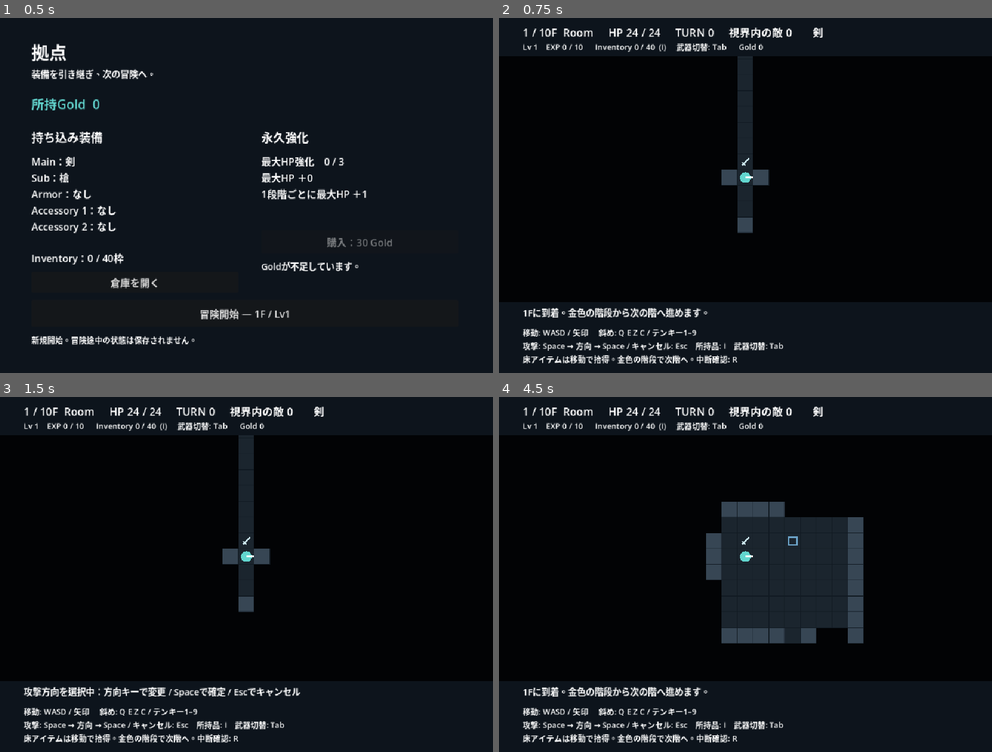
Above: before the commit, frames 1-4 (two rows, left to right).
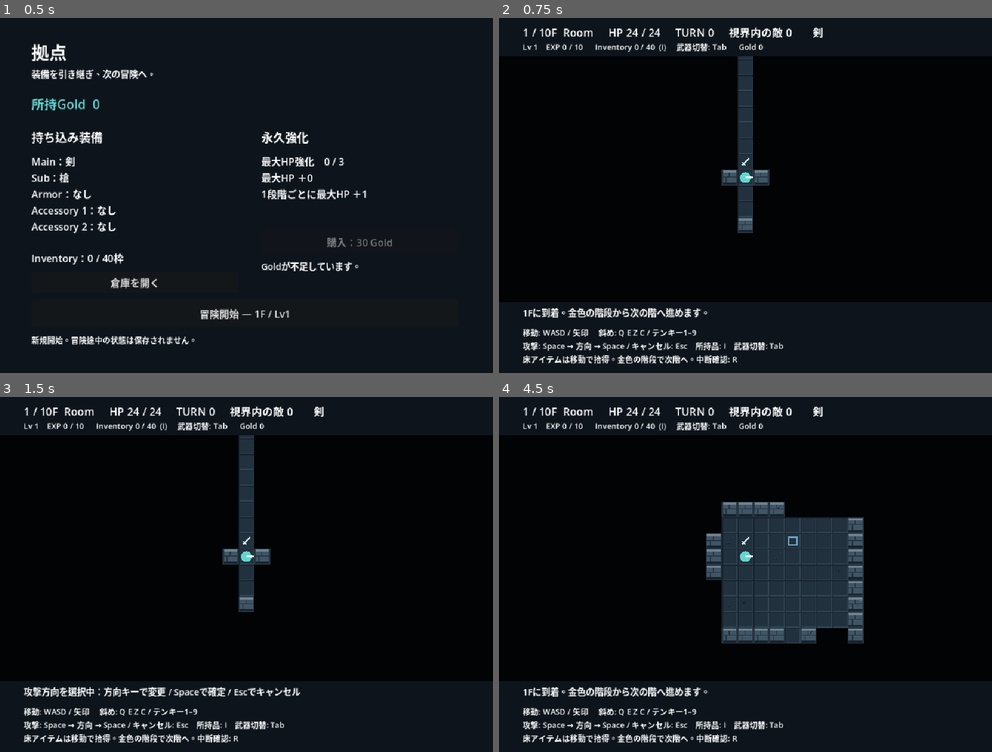
Above: after the commit, the same moments.

Repository: Termnix-IT/DungeonRemnant
Game: Godot game, scene res://game/main.tscn
The game is run twice, just before and just after one commit, with the same random seed, the same clock (stepped at 60 frames per second) and the same inputs.
Inputs (mouse positions are in pixels of both pictures, inside the frame that each line leads up to):
- Up to frame 1 (0.5 s): no input
- Up to frame 2 (0.75 s): click "冒険開始 — 1F / Lv1" at 0.5 s
- Up to frame 3 (1.5 s): tap Enter at 1.25 s; move the mouse to (354, 556) at 1.27 s; hold D from 1.28 s (still down); hold Space (attack) from 1.28 s (still down); click (354, 556) at 1.42 s
- Up to frame 4 (4.5 s): tap R (restart) at 2 s; move the mouse to (646, 592) at 2.02 s; release D at 2.03 s; release Space (attack) at 2.03 s; hold S 2.03-2.75 s; tap Right (move_e) at 2.1 s; click "中断してリザルトへ" at 2.75 s; click "拠点へ戻る（R）" at 3.5 s; click "冒険開始 — 1F / Lv1" at 4.25 s

Frame 1 is identical in both runs. In frame 2, 0.3% of the frame differs, in the area x 45-55%, y 10-61%; in frame 3, 0.3%; in frame 4, 1.9%, in the area x 42-74%, y 29-70%.

Commit message:
feat: add pixel art dungeon terrain

Diff:
--- a/rogue-like-play/tests/test_dungeon.gd
+++ b/rogue-like-play/tests/test_dungeon.gd
@@ -95,6 +95,25 @@
 	return run
 
 
+func test_terrain_art() -> void:
+	var run := new_run(0)
+	var terrain: TileMapLayer = run.dungeon.get_node("Terrain")
+	var atlas := terrain.tile_set.get_source(0) as TileSetAtlasSource
+	check(atlas != null and atlas.texture.get_size() == Vector2(256, 32), "Pixel terrain atlas loaded at eight 32px tiles")
+	check(atlas.get_tiles_count() == 8, "All terrain art variants registered")
+	check(run.dungeon._terrain_tile(run.dungeon.stairs_cell) == run.dungeon.STAIRS_TILE, "Stairs use dedicated gold tile")
+	var player_cell: Vector2i = run.turns.player.cell
+	var first_tile: int = run.dungeon._terrain_tile(player_cell)
+	run.dungeon.update_visibility(player_cell, run.turns.player.vision_range)
+	check(first_tile in run.dungeon.FLOOR_TILES and terrain.get_cell_atlas_coords(player_cell).x == first_tile, "Floor art variant remains stable across visibility redraw")
+	var wall_variants_valid := true
+	for cell: Vector2i in run.dungeon.grid.walls:
+		if run.dungeon._terrain_tile(cell) not in run.dungeon.WALL_TILES:
+			wall_variants_valid = false
+	check(wall_variants_valid, "Every wall maps to a registered pixel-art variant")
+	run.free()
+
+
 func test_ten_floors() -> void:
 	# Walk real generated routes with no enemies to isolate transition semantics.
 	var run := new_run(0)
@@ -173,6 +192,7 @@
 
 func run_tests() -> void:
 	test_generation()
+	test_terrain_art()
 	test_ten_floors()
 	test_stair_combat()
 	print("Dungeon tests: %d maps, %d checks, %d failures" % [map_count, checks, failures])
--- /dev/null
+++ b/rogue-like-play/tools/generate_terrain_atlas.gd
@@ -0,0 +1,101 @@
+extends SceneTree
+
+const LOGICAL_TILE_SIZE := 16
+const TILE_COUNT := 8
+const SCALE := 2
+
+const VOID := Color("0b1118")
+const FLOOR_DARK := Color("18232d")
+const FLOOR_BASE := Color("22313e")
+const FLOOR_LIGHT := Color("2e4352")
+const STONE_DARK := Color("263541")
+const STONE_BASE := Color("405565")
+const STONE_LIGHT := Color("6d8290")
+const GOLD_DARK := Color("8f5b29")
+const GOLD_BASE := Color("d69a3a")
+const GOLD_LIGHT := Color("f2c35c")
+
+
+func _initialize() -> void:
+	var image := Image.create(LOGICAL_TILE_SIZE * TILE_COUNT, LOGICAL_TILE_SIZE, false, Image.FORMAT_RGBA8)
+	image.fill(VOID)
+	_draw_floor(image, 0, 0)
+	_draw_wall(image, 1, 0)
+	_draw_stairs(image, 2)
+	_draw_pillar(image, 3)
+	_draw_floor(image, 4, 1)
+	_draw_floor(image, 5, 2)
+	_draw_wall(image, 6, 1)
+	_draw_wall(image, 7, 2)
+	image.resize(image.get_width() * SCALE, image.get_height() * SCALE, Image.INTERPOLATE_NEAREST)
+	var directory := "res://art/tiles"
+	DirAccess.make_dir_recursive_absolute(directory)
+	var error := image.save_png(directory + "/dungeon_terrain.png")
+	print("Terrain atlas: ", "created" if error == OK else "FAILED")
+	quit(0 if error == OK else 1)
+
+
+func _tile_rect(index: int) -> Rect2i:
+	return Rect2i(index * LOGICAL_TILE_SIZE, 0, LOGICAL_TILE_SIZE, LOGICAL_TILE_SIZE)
+
+
+func _pixel(image: Image, tile: int, x: int, y: int, color: Color) -> void:
+	image.set_pixel(tile * LOGICAL_TILE_SIZE + x, y, color)
+
+
+func _rect(image: Image, tile: int, x: int, y: int, width: int, height: int, color: Color) -> void:
+	image.fill_rect(Rect2i(tile * LOGICAL_TILE_SIZE + x, y, width, height), color)
+
+
+func _draw_floor(image: Image, tile: int, variant: int) -> void:
+	image.fill_rect(_tile_rect(tile), FLOOR_BASE)
+	_rect(image, tile, 0, 0, 16, 1, FLOOR_DARK)
+	_rect(image, tile, 0, 0, 1, 16, FLOOR_DARK)
+	_rect(image, tile, 1, 15, 15, 1, FLOOR_LIGHT)
+	_rect(image, tile, 15, 1, 1, 14, FLOOR_LIGHT)
+	if variant == 1:
+		for point: Vector2i in [Vector2i(4, 5), Vector2i(5, 5), Vector2i(6, 6), Vector2i(6, 7), Vector2i(7, 8), Vector2i(8, 8)]:
+			_pixel(image, tile, point.x, point.y, FLOOR_DARK)
+		_pixel(image, tile, 5, 4, FLOOR_LIGHT)
+	elif variant == 2:
+		for point: Vector2i in [Vector2i(5, 10), Vector2i(6, 9), Vector2i(7, 10), Vector2i(11, 5)]:
+			_pixel(image, tile, point.x, point.y, FLOOR_DARK)
+		_pixel(image, tile, 6, 9, FLOOR_LIGHT)
+		_pixel(image, tile, 11, 4, FLOOR_LIGHT)
+
+
+func _draw_wall(image: Image, tile: int, variant: int) -> void:
+	image.fill_rect(_tile_rect(tile), STONE_DARK)
+	_rect(image, tile, 1, 1, 14, 13, STONE_BASE)
+	_rect(image, tile, 1, 1, 14, 2, STONE_LIGHT)
+	_rect(image, tile, 1, 13, 14, 2, FLOOR_DARK)
+	_rect(image, tile, 1, 7, 14, 1, STONE_DARK)
+	_rect(image, tile, 7, 3, 1, 4, STONE_DARK)
+	_rect(image, tile, 4, 8, 1, 5, STONE_DARK)
+	if variant == 1:
+		for point: Vector2i in [Vector2i(11, 3), Vector2i(10, 4), Vector2i(10, 5), Vector2i(9, 6)]:
+			_pixel(image, tile, point.x, point.y, STONE_DARK)
+	elif variant == 2:
+		_rect(image, tile, 2, 11, 2, 1, STONE_LIGHT)
+		_rect(image, tile, 12, 4, 2, 1, STONE_LIGHT)
+		_pixel(image, tile, 9, 9, FLOOR_DARK)
+
+
+func _draw_stairs(image: Image, tile: int) -> void:
+	_draw_floor(image, tile, 0)
+	_rect(image, tile, 4, 3, 8, 2, GOLD_LIGHT)
+	_rect(image, tile, 5, 6, 7, 2, GOLD_BASE)
+	_rect(image, tile, 6, 9, 6, 2, GOLD_BASE)
+	_rect(image, tile, 7, 12, 5, 2, GOLD_DARK)
+	_rect(image, tile, 4, 5, 8, 1, GOLD_DARK)
+	_rect(image, tile, 5, 8, 7, 1, GOLD_DARK)
+	_rect(image, tile, 6, 11, 6, 1, GOLD_DARK)
+
+
+func _draw_pillar(image: Image, tile: int) -> void:
+	_draw_floor(image, tile, 0)
+	_rect(image, tile, 3, 3, 10, 10, STONE_DARK)
+	_rect(image, tile, 4, 4, 8, 8, STONE_BASE)
+	_rect(image, tile, 5, 5, 6, 2, STONE_LIGHT)
+	_rect(image, tile, 5, 7, 2, 4, STONE_LIGHT)
+	_rect(image, tile, 7, 7, 4, 4, STONE_DARK)
--- a/rogue-like-play/world/dungeon/dungeon.gd
+++ b/rogue-like-play/world/dungeon/dungeon.gd
@@ -1,6 +1,11 @@
 extends Node2D
 
 const TILE_SIZE := 32
+const TERRAIN_ATLAS := preload("res://art/tiles/dungeon_terrain.png")
+const FLOOR_TILES: Array[int] = [0, 4, 5]
+const WALL_TILES: Array[int] = [1, 6, 7]
+const STAIRS_TILE := 2
+const PILLAR_TILE := 3
 var grid := GridState.new()
 var start_cell := Vector2i.ZERO
 var stairs_cell := Vector2i(-1, -1)
@@ -69,11 +74,7 @@
 	var remembered: TileMapLayer = $ExploredTerrain
 	terrain.clear()
 	for cell: Vector2i in fog.visible:
-		var tile := 1 if grid.walls.has(cell) else 0
-		if grid.pillars.has(cell):
-			tile = 3
-		if has_stairs and cell == stairs_cell:
-			tile = 2
+		var tile := _terrain_tile(cell)
 		terrain.set_cell(cell, 0, Vector2i(tile, 0))
 		remembered.set_cell(cell, 0, Vector2i(tile, 0))
 	$Items.entries = ground_items
@@ -88,23 +89,23 @@
 
 
 func _make_tileset() -> TileSet:
-	# Placeholder tiles preserve the Phase 1 palette without external art assets.
-	var texture_image := Image.create(TILE_SIZE * 4, TILE_SIZE, false, Image.FORMAT_RGBA8)
-	texture_image.fill(Color("111a22"))
-	for index in 4:
-		var color := Color("374654") if index == 1 else Color("1b252e")
-		texture_image.fill_rect(Rect2i(index * TILE_SIZE, 0, TILE_SIZE - 1, TILE_SIZE - 1), color)
-	for step in 4:
-		texture_image.fill_rect(Rect2i(TILE_SIZE * 2 + 5 + step * 2, 6 + step * 5, 22 - step * 4, 3), Color("efbb81"))
-	texture_image.fill_rect(Rect2i(TILE_SIZE * 3 + 5, 5, 22, 22), Color("667b89"))
-	texture_image.fill_rect(Rect2i(TILE_SIZE * 3 + 8, 8, 16, 16), Color("9aa9b0"))
-	texture_image.fill_rect(Rect2i(TILE_SIZE * 3 + 8, 21, 16, 3), Color("4a5b66"))
 	var atlas := TileSetAtlasSource.new()
-	atlas.texture = ImageTexture.create_from_image(texture_image)
+	atlas.texture = TERRAIN_ATLAS
 	atlas.texture_region_size = Vector2i(TILE_SIZE, TILE_SIZE)
-	for index in 4:
+	for index in 8:
 		atlas.create_tile(Vector2i(index, 0))
 	var result := TileSet.new()
 	result.tile_size = Vector2i(TILE_SIZE, TILE_SIZE)
 	result.add_source(atlas, 0)
 	return result
+
+
+func _terrain_tile(cell: Vector2i) -> int:
+	if has_stairs and cell == stairs_cell:
+		return STAIRS_TILE
+	if grid.pillars.has(cell):
+		return PILLAR_TILE
+	var variation := absi(cell.x * 73856093 ^ cell.y * 19349663)
+	if grid.walls.has(cell):
+		return WALL_TILES[variation % 10] if variation % 10 < WALL_TILES.size() else WALL_TILES[0]
+	return FLOOR_TILES[variation % 12] if variation % 12 < FLOOR_TILES.size() else FLOOR_TILES[0]
--- a/rogue-like-play/world/dungeon/dungeon.tscn
+++ b/rogue-like-play/world/dungeon/dungeon.tscn
@@ -5,7 +5,9 @@
 script = ExtResource("1")
 [node name="ExploredTerrain" type="TileMapLayer" parent="."]
 modulate = Color(0.38, 0.38, 0.38, 1)
+texture_filter = 1
 [node name="Terrain" type="TileMapLayer" parent="."]
+texture_filter = 1
 [node name="Items" type="Node2D" parent="."]
 script = ExtResource("2")
 [node name="Actors" type="Node2D" parent="."]
Binary file added: rogue-like-play/art/tiles/dungeon_terrain.png
Not shown, added: rogue-like-play/art/tiles/dungeon_terrain.png.import
Not shown, added: rogue-like-play/tools/generate_terrain_atlas.gd.uid
Not shown, changed: docs/MVP_SPEC.md
Not shown, changed: docs/MVP受け入れ確認.md
